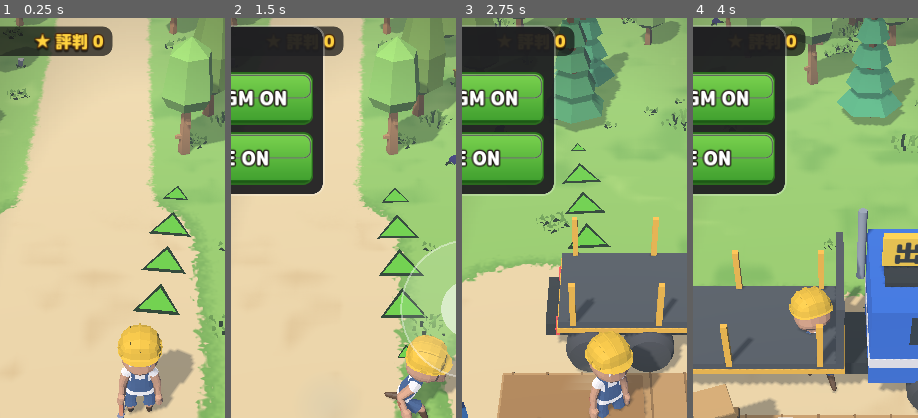
Above: before the commit, frames 1-4 (left to right).
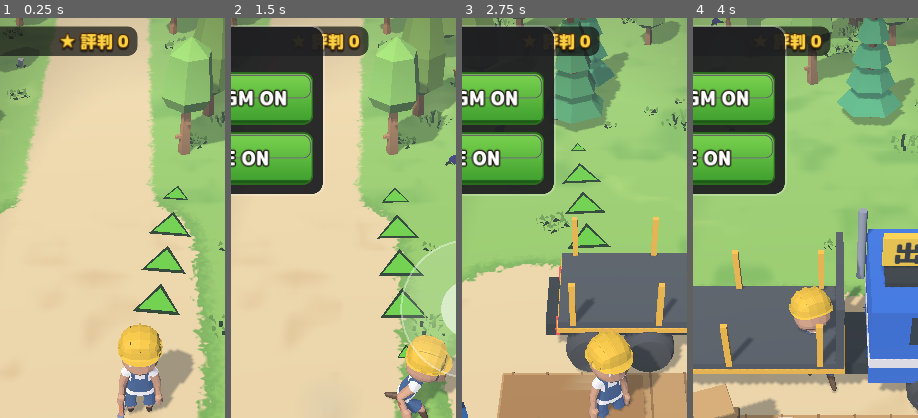
Above: after the commit, the same moments.

Repository: seoooma/tree-miner
Game: Godot game, scene res://scenes/main.tscn
Two runs of this game, one before a commit and one after it. Both use one fixed random seed, a clock stepped at 60 frames per second and the inputs below.
Inputs (mouse positions are % of the whole screen's width and height, from its top left):
- Up to frame 1 (0.25 s): no input
- Up to frame 2 (1.5 s): click (9, 5) at 0.52 s; tap Enter at 1.25 s; move the mouse to (72, 45) at 1.27 s; hold D from 1.28 s (still down); tap E at 1.35 s; click (72, 45) at 1.42 s
- Up to frame 3 (2.75 s): release D at 2 s; drag from (30, 55) to (45, 70) at 2.02 s
- Up to frame 4 (4 s): move the mouse to (60, 28) at 2.77 s; hold D 2.78-3.5 s; tap E at 2.85 s; click (60, 28) at 2.92 s; drag from (45, 70) to (20, 35) at 3.52 s
The pictures show only the part of the screen within x 19-69%, y 9-59%; the shares and areas given below are measured in that part.

The runs differ from the first frame. In frame 1, 2.0% of the frame differs, in the area x 15-62%, y 2-10%; in frame 2, 1.2%; in frame 3, 1.2%; in frame 4, 1.2%.

Commit message:
注文に切る木と品の絵を出し、森で注文の木の根元に輪を出す
Co-Authored-By: Claude Opus 5.5 <noreply@anthropic.com>
Claude-Session: https://claude.ai/code/session_01PjCfv6rEhpjj2ckgYzhzig

Diff:
--- a/scripts/main.gd
+++ b/scripts/main.gd
@@ -65,6 +65,9 @@
 	_build_gates()
 	_build_lines()
 	_spawn_trees()
+	# 注文に出ている木の根元に輪を出す（どの木を切ればよいか森の中でも分かるように）
+	Orders.orders_changed.connect(_update_order_marks)
+	_update_order_marks()
 	_spawn_player()
 	_build_camera()
 	guide = GuideArrows.new()
@@ -343,6 +346,15 @@
 	var near := float(GameData.world.get("base_depth", 18))
 	player.nav_rect = Rect2(-_width() * 0.5, far, _width(), near - far)
 	add_child(player)
+
+
+## 注文に出ている木（丸太・板・工房の品の材料）の根元に輪を出す
+func _update_order_marks() -> void:
+	var wanted: Dictionary = {}
+	for o in GameState.orders:
+		wanted[str(o["tree"])] = true
+	for t in get_tree().get_nodes_in_group("trees"):
+		(t as ChoppableTree).set_order_mark(wanted.has((t as ChoppableTree).tree_id))
 
 
 ## 自動移動の行き先の一覧（いま行ける所だけ）。HUD の「移動」メニューに並ぶ。
--- a/scripts/ui/hud.gd
+++ b/scripts/ui/hud.gd
@@ -208,6 +208,7 @@
 ## 左上（設定ボタンの下）に注文の一覧と評判
 func _build_orders() -> void:
 	order_board = OrderBoard.new()
+	order_board.thumbs = _thumbs
 	order_board.position = Vector2(16, 124)
 	_root.add_child(order_board)
 
--- a/scripts/ui/order_board.gd
+++ b/scripts/ui/order_board.gd
@@ -1,9 +1,14 @@
 class_name OrderBoard
 extends VBoxContainer
 ## 画面左上（設定ボタンの下）の注文の一覧と評判。タッチは受け取らない（下のスティックに通す）。
-## 1件ごとに「品物・そろった数のゲージ・残り時間・割増・もらえる評判」を出す。達成すると画面中央に知らせる。
+## 1件ごとに「切る木と品の絵・品物・そろった数のゲージ・残り時間・割増・もらえる評判」を出す（木の名前だけでは見た目が分からないので絵を出し、森でも注文の木の根元に同じ色の輪を出す）。達成すると画面中央に知らせる。
 
-const WIDTH := 300.0
+const WIDTH := 340.0
+## 注文の絵（切る木と売る品）の大きさ
+const PIC := 72.0
+
+## 注文の絵を描く（HUD のサムネイル）。無ければ絵を出さない
+var thumbs: Thumbnails
 
 var _rep_label: Label
 var _list: VBoxContainer
@@ -82,31 +87,46 @@
 	panel.add_theme_stylebox_override("panel", ps)
 	panel.mouse_filter = Control.MOUSE_FILTER_IGNORE
 	_list.add_child(panel)
+	var row := HBoxContainer.new()
+	row.mouse_filter = Control.MOUSE_FILTER_IGNORE
+	row.add_theme_constant_override("separation", 8)
+	panel.add_child(row)
+	# 左: 切る木と売る品の絵（木の名前だけでは見た目が分からないので）。下地は木の等級の色
+	var pic_bg := PanelContainer.new()
+	pic_bg.add_theme_stylebox_override("panel", UiKit.flat_box(grade_color.darkened(0.55), 12, 2, grade_color))
+	pic_bg.mouse_filter = Control.MOUSE_FILTER_IGNORE
+	pic_bg.custom_minimum_size = Vector2(PIC, PIC)
+	row.add_child(pic_bg)
+	var pic := TextureRect.new()
+	if thumbs:
+		pic.texture = thumbs.texture_for("order:%s:%s" % [o["kind"], o["tree"]])
+	pic.expand_mode = TextureRect.EXPAND_IGNORE_SIZE
+	pic.stretch_mode = TextureRect.STRETCH_KEEP_ASPECT_CENTERED
+	pic.mouse_filter = Control.MOUSE_FILTER_IGNORE
+	pic_bg.add_child(pic)
 	var box := VBoxContainer.new()
 	box.mouse_filter = Control.MOUSE_FILTER_IGNORE
+	box.size_flags_horizontal = Control.SIZE_EXPAND_FILL
 	box.add_theme_constant_override("separation", 2)
-	panel.add_child(box)
+	row.add_child(box)
 
 	var top := HBoxContainer.new()
 	top.mouse_filter = Control.MOUSE_FILTER_IGNORE
 	box.add_child(top)
-	var icon := TextureRect.new()
-	icon.texture = UiKit.icon({"log": "icon_log", "plank": "icon_tree", "goods": "icon_home"}.get(str(o["kind"]), "icon_tree"))
-	icon.custom_minimum_size = Vector2(30, 30)
-	icon.expand_mode = TextureRect.EXPAND_IGNORE_SIZE
-	icon.stretch_mode = TextureRect.STRETCH_KEEP_ASPECT_CENTERED
-	icon.mouse_filter = Control.MOUSE_FILTER_IGNORE
-	top.add_child(icon)
-	var name_label := UiKit.label(Orders.item_name(str(o["kind"]), str(o["tree"])), 24, false, UiKit.WHITE, 8)
+	var name_label := UiKit.label(Orders.item_name(str(o["kind"]), str(o["tree"])), 22, false, UiKit.WHITE, 8)
 	name_label.size_flags_horizontal = Control.SIZE_EXPAND_FILL
+	name_label.clip_text = true
+	name_label.custom_minimum_size = Vector2(10, 0)
 	top.add_child(name_label)
 	var count := UiKit.label("", 24, false, UiKit.WHITE, 8)
 	top.add_child(count)
 
-	var bar := UiKit.Bar.new(grade_color, Vector2(WIDTH - 24, 16))
+	var bar := UiKit.Bar.new(grade_color, Vector2(WIDTH - 32 - PIC, 16))
 	bar.radius = 6
 	box.add_child(bar)
-	var info := UiKit.label("", 19, false, Color("#e8e2d6"), 6)
+	var info := UiKit.label("", 18, false, Color("#e8e2d6"), 6)
+	info.clip_text = true
+	info.custom_minimum_size = Vector2(10, 0)
 	box.add_child(info)
 	return {"bar": bar, "count": count, "info": info}
 
@@ -121,7 +141,7 @@
 		(row["count"] as Label).text = "%d/%d" % [done, need]
 		var left := maxi(0, ceili(float(o["time_left"])))
 		var info := row["info"] as Label
-		info.text = "残り %d:%02d ・ 代金x%.1f ・ 評判+%d" % [left / 60, left % 60, float(o["mult"]), int(o["rep"])]
+		info.text = "残り%d:%02d  x%.1f  評判+%d" % [left / 60, left % 60, float(o["mult"]), int(o["rep"])]
 		info.add_theme_color_override("font_color", Color("#ff8a7a") if left <= 30 else Color("#e8e2d6"))
 
 
--- a/scripts/ui/thumbnails.gd
+++ b/scripts/ui/thumbnails.gd
@@ -47,7 +47,41 @@
 	vp.add_child(subject)
 	var look := Vector3.ZERO
 	var dist := 3.0
-	match id:
+	match ("_order" if id.begins_with("order:") else id):
+		"_order":
+			# 注文の絵: 切る木と、売る品（丸太・板・工房の品）を並べる。id は "order:<kind>:<木のID>"
+			var parts := id.split(":")
+			var kind := parts[1]
+			var tree_id := parts[2]
+			var def := GameData.tree_def(tree_id)
+			var tree := MeshInstance3D.new()
+			tree.mesh = ChoppableTree._build_mesh(def, 0)
+			tree.material_override = Mats.tree(false)
+			tree.scale = Vector3.ONE * (2.5 / (ChoppableTree.TREE_HEIGHT * float(def.get("scale", 1.0)) * 0.9))
+			tree.position = Vector3(-0.55, 0, -0.3)
+			subject.add_child(tree)
+			var item: Node3D
+			if kind == "log":
+				item = LogDrop.make_log_mesh(tree_id, 70.0)
+				item.scale = Vector3.ONE * 1.8
+				item.position = Vector3(0.75, 0.2, 0.55)
+			elif kind == "plank":
+				item = Sawmill._plank_mesh(tree_id)
+				item.scale = Vector3.ONE * 1.4
+				item.rotation_degrees.y = 60.0
+				item.position = Vector3(0.75, 0.15, 0.55)
+			else:
+				var recipe := ""
+				for r in GameData.recipes:
+					if str(r["tree"]) == tree_id:
+						recipe = str(r["id"])
+				item = Workshop.goods_mesh(recipe)
+				item.scale = Vector3.ONE * 1.8
+				item.rotation_degrees.y = -20.0
+				item.position = Vector3(0.75, 0.0, 0.55)
+			subject.add_child(item)
+			look = Vector3(0.05, 1.0, 0)
+			dist = 5.4
 		"axe_power":
 			var axe := CharacterRig.make_axe()
 			axe.rotation_degrees = Vector3(-60, 90, 0)
--- a/scripts/world/choppable_tree.gd
+++ b/scripts/world/choppable_tree.gd
@@ -39,6 +39,9 @@
 var _mm_index := -1
 ## 見た目が動いている残り時間（この間だけ MultiMesh を更新する）
 var _anim_left := 0.0
+## 注文に出ている木の目印（根元の輪。等級の色）
+var _order_mark: MeshInstance3D
+var _order_marked := false
 
 
 func setup(def: Dictionary, p_area_index: int, variant := 0) -> void:
@@ -74,6 +77,30 @@
 	add_child(_shape)
 
 	_build_hp_bar()
+
+
+## 注文に出ている木なら根元に輪を出す（倒れている間は出さない）
+func set_order_mark(on: bool) -> void:
+	_order_marked = on
+	if on and _order_mark == null:
+		var ring := TorusMesh.new()
+		ring.inner_radius = radius + 0.32
+		ring.outer_radius = radius + 0.5
+		ring.rings = 24
+		ring.ring_segments = 4
+		_order_mark = MeshInstance3D.new()
+		_order_mark.mesh = ring
+		_order_mark.scale = Vector3(1, 0.12, 1)
+		_order_mark.position.y = 0.05
+		_order_mark.material_override = Mats.ground_paint(LogDrop.grade_color(_def).lightened(0.1))
+		_order_mark.cast_shadow = GeometryInstance3D.SHADOW_CASTING_SETTING_OFF
+		add_child(_order_mark)
+	if _order_mark:
+		_order_mark.visible = on and alive
+
+
+func is_order_marked() -> bool:
+	return _order_marked and _order_mark != null and _order_mark.visible
 
 
 func _ready() -> void:
@@ -277,6 +304,8 @@
 		_shake_tween.kill()
 	_bar_root.visible = false
 	_stump.visible = true
+	if _order_mark:
+		_order_mark.visible = false
 	_shape.set_deferred("disabled", true)
 	felled.emit(self)
 	var axis := Vector3.UP.cross(dir).normalized()
@@ -321,6 +350,8 @@
 	_visual.transform = Transform3D()
 	_visual.visible = true
 	_stump.visible = false
+	if _order_mark:
+		_order_mark.visible = _order_marked
 	_visual.scale = Vector3.ONE * 0.05
 	_shape.set_deferred("disabled", false)
 	create_tween().tween_property(_visual, "scale", Vector3.ONE, 0.45).set_trans(Tween.TRANS_BACK).set_ease(Tween.EASE_OUT)
--- a/tests/smoke_test.gd
+++ b/tests/smoke_test.gd
@@ -514,6 +514,19 @@
 	main.hud.order_board._rebuild()
 	await get_tree().process_frame
 	_check(main.hud.order_board._rows.size() == 1 and (main.hud.order_board._rows[0]["count"] as Label).text == "0/3", "画面の左上に注文が出る")
+	Orders.orders_changed.emit()
+	var marked_pine := false
+	var marked_other := false
+	for t in get_tree().get_nodes_in_group("trees"):
+		var ct := t as ChoppableTree
+		if ct.is_order_marked():
+			if ct.tree_id == "pine":
+				marked_pine = true
+			else:
+				marked_other = true
+	_check(marked_pine and not marked_other, "注文の木（マツ）だけ根元に目印が出る")
+	var pics: Array[Node] = main.hud.order_board._list.find_children("*", "TextureRect", true, false)
+	_check(not pics.is_empty() and (pics[0] as TextureRect).texture != null, "注文に切る木と品の絵が出る")
 	main.dock.stock.clear()
 	frames = 0
 	while not (main.dock.truck.is_parked() and main.dock.truck.cargo.is_empty()) and frames < 60 * 20:
--- a/tools/cloud/shots.gd
+++ b/tools/cloud/shots.gd
@@ -81,7 +81,7 @@
 	GameState.orders.append(a)
 	GameState.orders.append(b)
 	Orders.orders_changed.emit()
-	_place(Vector3(0, 0, main._area_ranges[2].x + AreaGate.PAD_OFFSET.z + 2.0))
+	_place(Vector3(3, 0, main._area_ranges[1].x - 8.0))
 	await _wait(1.0)
 
 
